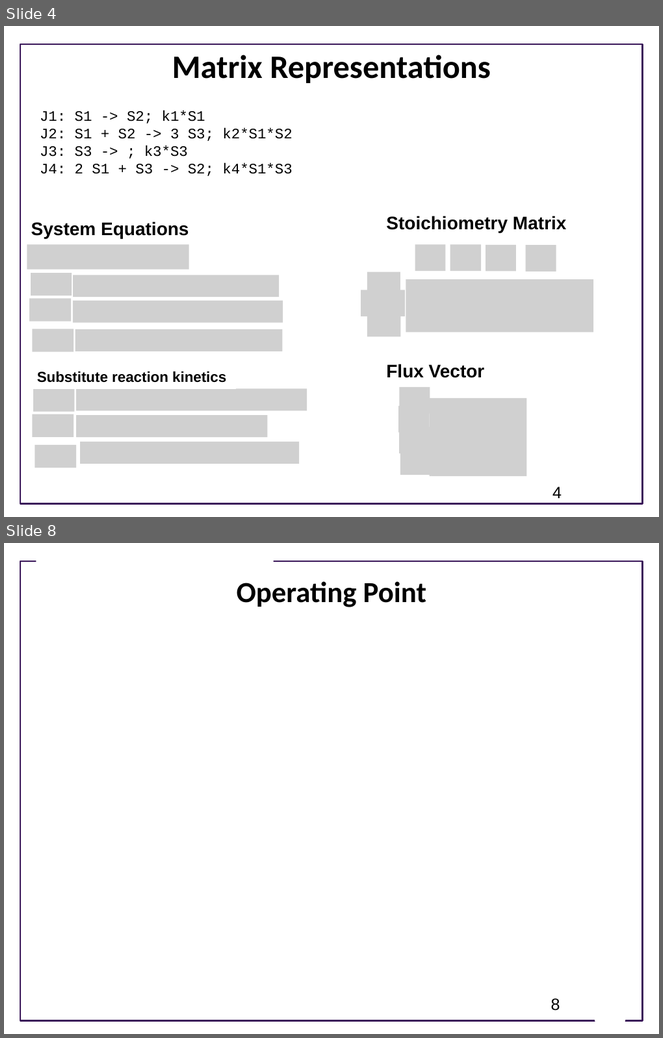
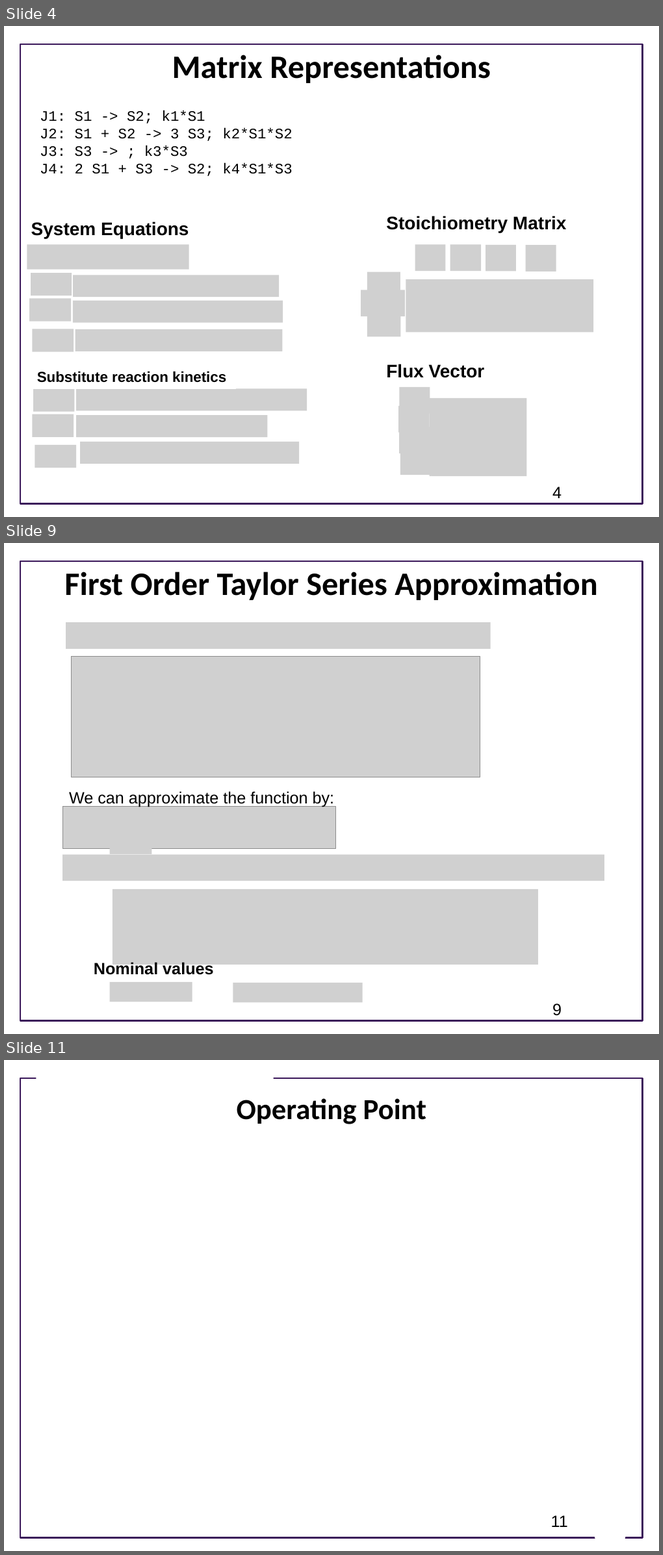
Before and after one commit to joseph-hellerstein/advanced-controls-lectures, a slide deck: Lecture_9-Accuracy-Of-Linear-Models/Linearizing-Reaction-Networks.pptx. Shown one above the other, each under a label of ours: slides 4 and 8 before the commit, slides 4, 9 and 11 after it; the slides between them are not shown. The pictures are 663x1038 and 663x1555 pixels, drawn with LibreOffice and Linux fonts; fonts in the diff are those of the drawing; grey boxes stand for pictures; background and template pictures are left out. Boxes give left, top, right and bottom in pixels: in the first picture for what was removed or moved away, otherwise in the second. Text is boxed around its words. In the diff, an @@ line names an element or a change of style, - is before the commit and + after.

```diff
--- a/Lecture_9-Accuracy-Of-Linear-Models/Linearizing-Reaction-Networks.pptx
+++ b/Lecture_9-Accuracy-Of-Linear-Models/Linearizing-Reaction-Networks.pptx
@@ slide 9 added at <box>4,543,659,1034</box>, background #FFFFFF; not listed: 1 template element that a slide beside it also shows @@
@@ title added at <box>64,572,597,600</box>, 36 pt, text #000000, bold @@
+First Order Taylor Series Approximation
@@ picture added at <box>66,622,490,648</box> @@
@@ picture added at <box>72,656,481,777</box> @@
@@ text added at <box>69,791,335,807</box>, 18 pt, text #000000 @@
+We can approximate the function by:
@@ picture added at <box>62,806,336,849</box> @@
@@ picture added at <box>109,815,152,855</box> @@
@@ picture added at <box>62,855,604,881</box> @@
@@ picture added at <box>113,889,539,965</box> @@
@@ text added at <box>94,962,213,979</box>, 18 pt, text #000000, bold @@
+Nominal values
@@ picture added at <box>109,982,192,1003</box> @@
@@ picture added at <box>233,982,363,1003</box> @@
@@ page number added at <box>553,1004,562,1016</box>, 18 pt, text #000000 @@
+9
@@ what was slide 8 is now slide 11 @@
@@ page number at <box>551,1516,568,1527</box>: text changed @@
-8
+11
```
Also in this commit, not shown: 1 slide changed, 4 other slides added, 2 slides removed, 1 other file.
